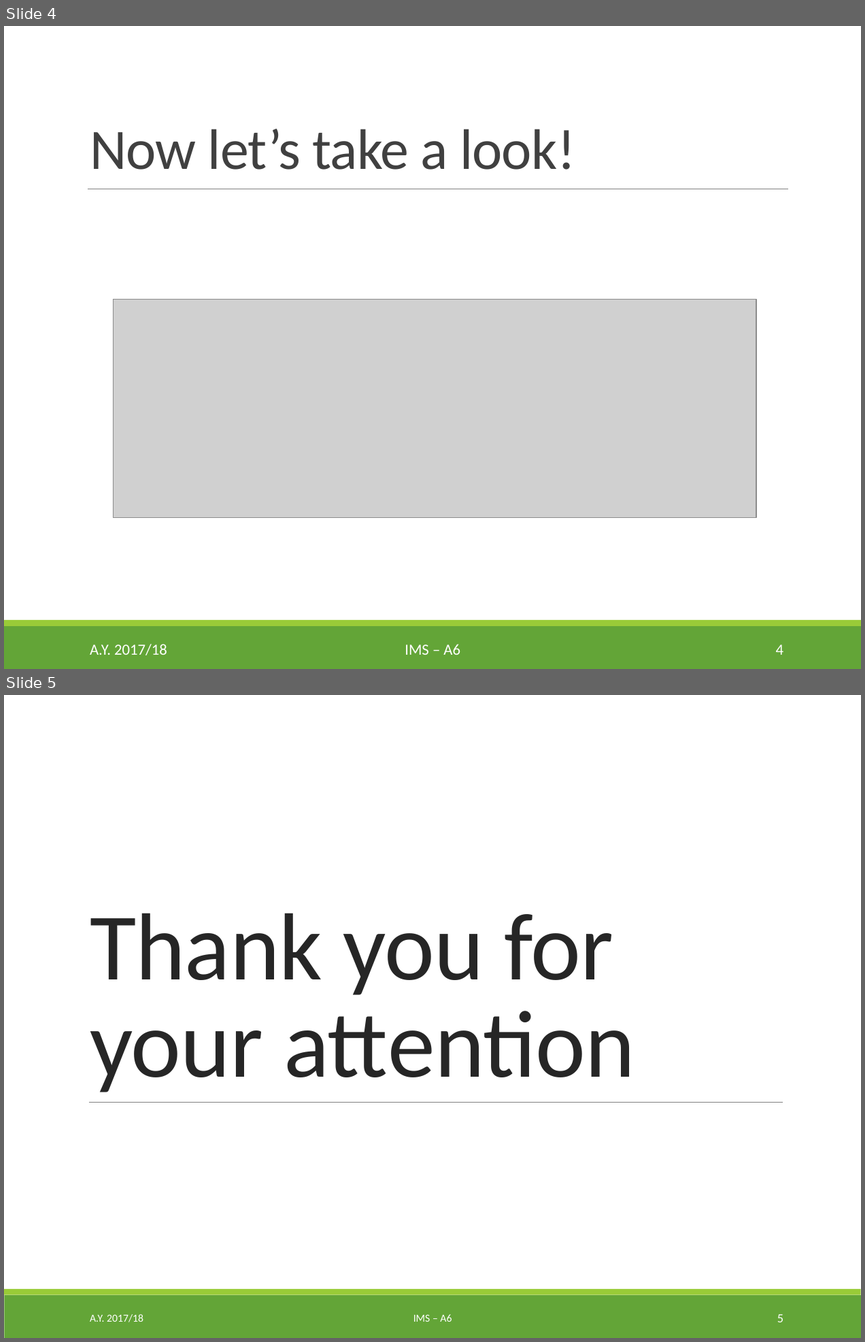
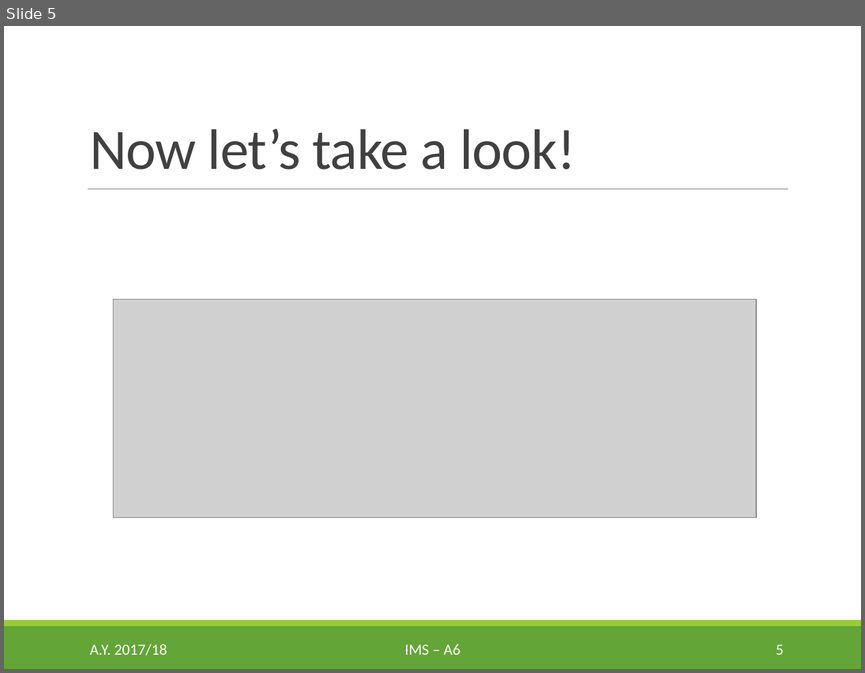
Before and after one commit to egcmi/IMS_project, a slide deck: Presentations/3. Final presentation/IMS_A_6_Final_Presentation.pptx. Shown one above the other, each under a label of ours: slides 4 and 5 before the commit, slide 5 after it. The pictures are 865x1342 and 865x673 pixels, drawn with LibreOffice and Linux fonts; fonts in the diff are those of the drawing; grey boxes stand for pictures. Boxes give left, top, right and bottom in pixels: in the first picture for what was removed or moved away, otherwise in the second. Text is boxed around its words. In the diff, an @@ line names an element or a change of style, - is before the commit and + after.

```diff
--- a/Presentations/3. Final presentation/IMS_A_6_Final_Presentation.pptx
+++ b/Presentations/3. Final presentation/IMS_A_6_Final_Presentation.pptx
@@ slide 5 removed at bbox=[4, 695, 861, 1338], background #FFFFFF; not listed: 2 template elements that a slide beside it also shows @@
@@ title removed at bbox=[90, 913, 635, 1092] @@
-Thank you for your attention
@@ line removed from (89, 1102) to (783, 1102) @@
@@ text removed at bbox=[90, 1314, 143, 1322] @@
-A.Y. 2017/18
@@ text removed at bbox=[413, 1314, 451, 1321] @@
-IMS – A6
@@ page number removed at bbox=[777, 1314, 783, 1322] @@
-5
@@ what was slide 4 is now slide 5 @@
@@ page number at bbox=[776, 644, 784, 654]: text changed @@
-4
+5
```
Also in this commit, not shown: 2 slides changed, 1 slide added, 8 other files.
